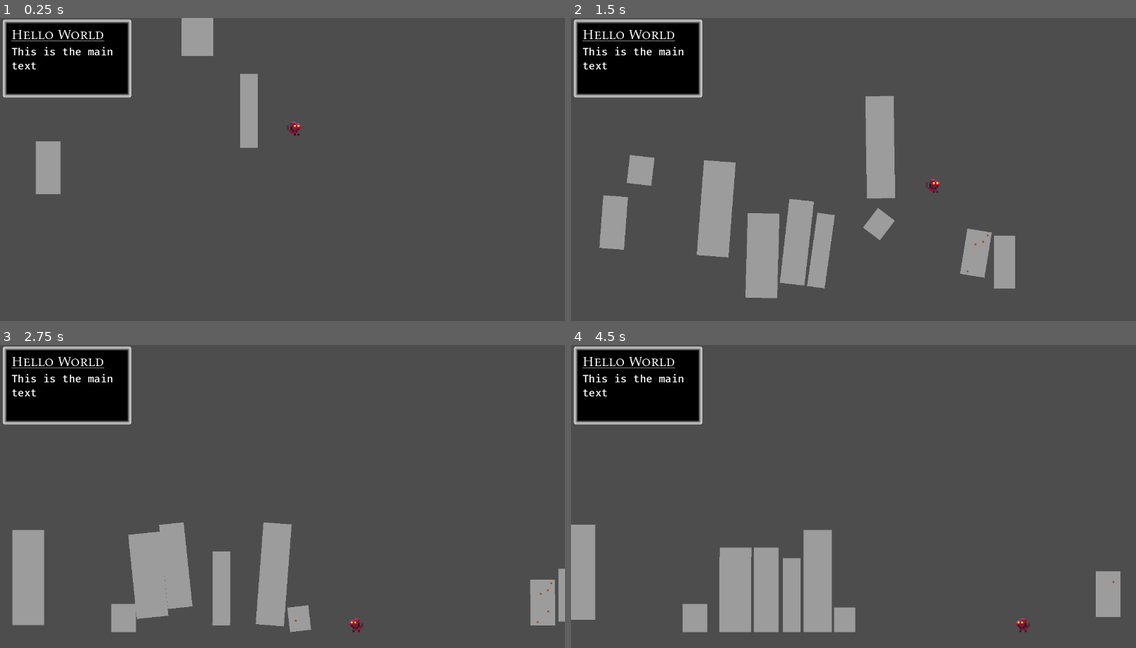
Above: before the commit, frames 1-4 (two rows, left to right).
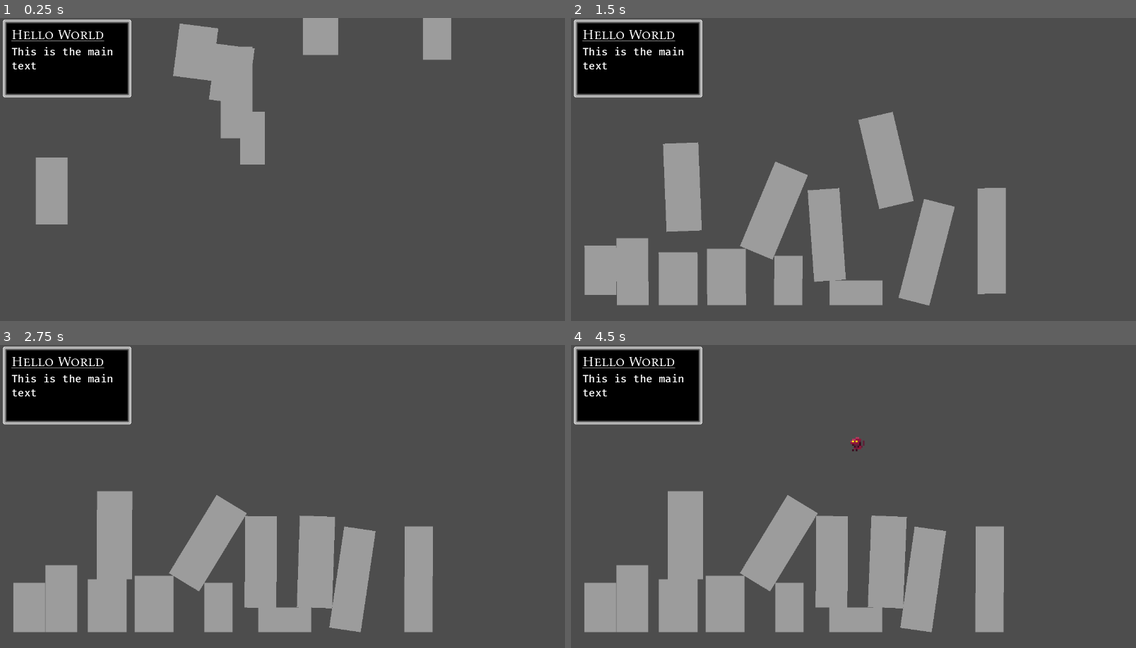
Above: after the commit, the same moments.

Repository: bjornarprytz/goodzilla
Game: Godot game, scene res://main.tscn
Same seed, same stepped clock (60 frames per second), same inputs: the game is played once before the commit and once after it.
Inputs (mouse positions are in pixels of both pictures, inside the frame that each line leads up to):
- Up to frame 1 (0.25 s): no input
- Up to frame 2 (1.5 s): move the mouse to (977, 160) at 0.52 s; hold Up (ui_up) 0.53-1.28 s; hold Right (ui_right) from 0.53 s (still down); click (977, 160) at 0.67 s; move the mouse to (740, 193) at 1.27 s; tap Up (ui_up) at 1.35 s; click (740, 193) at 1.42 s
- Up to frame 3 (2.75 s): tap Up (ui_up) at 1.52, 1.82 s; move the mouse to (339, 432) at 2.02 s; release Right (ui_right) at 2.03 s; hold Left (ui_left) from 2.03 s (still down); hold Up (ui_up) from 2.03 s (still down); click (339, 432) at 2.17 s
- Up to frame 4 (4.5 s): move the mouse to (825, 566) at 2.77 s; release Left (ui_left) at 2.78 s; release Up (ui_up) at 2.78 s; hold Right (ui_right) 2.78-4.28 s; tap Up (ui_up) at 2.85, 3.02, 3.32, 4.35 s; click (825, 566) at 2.92 s; move the mouse to (1023, 551) at 3.52 s; hold Up (ui_up) 3.53-4.28 s; click (1023, 551) at 3.67 s; move the mouse to (684, 457) at 4.27 s; hold Left (ui_left) from 4.28 s (still down); click (684, 457) at 4.42 s

The runs differ from the first frame. In frame 1, 5.3% of the frame differs, in the area x 6-80%, y 0-69%; in frame 2, 19%, in the area x 2-79%, y 25-95%; in frame 3, 18%; in frame 4, 18%.

Commit message:
wip initialization. Almost complete

Diff:
--- a/src/autoloads/factory.gd
+++ b/src/autoloads/factory.gd
@@ -10,7 +10,7 @@
 	var skyscraper = skyscraper_spawner.instantiate() as Skyscraper
 
 
-	skyscraper.width = randi_range(4, 8)
+	skyscraper.width = randi_range(6, 10)
 	skyscraper.height = randi_range(skyscraper.width + 1, 30)
 
 
--- a/src/game.gd
+++ b/src/game.gd
@@ -1,18 +1,27 @@
 extends Node2D
 
 @onready var skyscrapers: Node = $Skyscrapers
+@onready var goodzilla: Goodzilla = $Goodzilla
 
 # Called when the node enters the scene tree for the first time.
 func _ready() -> void:
-	for x in range(10):
+	goodzilla.process_mode = Node.PROCESS_MODE_DISABLED
+	goodzilla.hide()
+	Engine.time_scale = 2.0
+	for x in range(12):
 		await get_tree().create_timer(.05).timeout
 
 		var s = Create.Skyscraper()
 
 		skyscrapers.add_child(s)
 		s.position = Vector2(randf_range(10.0, 1000.0), randf_range(0.0, 400.0))
+		s.settle()
 
-	await get_tree().create_timer(5.0).timeout
+	# Increase clock speed
 
-	for s in skyscrapers.get_children():
-		s.settle()
+	await get_tree().create_timer(8.0).timeout
+
+	# Decrease clock speed
+	Engine.time_scale = 1.0
+	goodzilla.show()
+	goodzilla.process_mode = Node.PROCESS_MODE_INHERIT
--- a/src/game.tscn
+++ b/src/game.tscn
@@ -1,17 +1,35 @@
-[gd_scene load_steps=4 format=3 uid="uid://vuse4byfrc4k"]
+[gd_scene load_steps=6 format=3 uid="uid://vuse4byfrc4k"]
 
 [ext_resource type="Script" path="res://game.gd" id="1_ikkha"]
 [ext_resource type="PackedScene" uid="uid://blewnknkud5e2" path="res://player/goodzilla.tscn" id="2_h2c03"]
 
+[sub_resource type="WorldBoundaryShape2D" id="WorldBoundaryShape2D_m8ic3"]
+distance = -652.0
+
+[sub_resource type="WorldBoundaryShape2D" id="WorldBoundaryShape2D_rb4uc"]
+normal = Vector2(1, 0)
+distance = 22.0
+
 [sub_resource type="WorldBoundaryShape2D" id="WorldBoundaryShape2D_fc8qd"]
-distance = -652.0
+normal = Vector2(-1, 0)
+distance = -1256.0
 
 [node name="Game" type="Node2D"]
 script = ExtResource("1_ikkha")
 
 [node name="Floor" type="StaticBody2D" parent="."]
 
-[node name="Bounds" type="CollisionShape2D" parent="Floor"]
+[node name="Bounds2" type="CollisionShape2D" parent="Floor"]
+shape = SubResource("WorldBoundaryShape2D_m8ic3")
+
+[node name="Left" type="StaticBody2D" parent="."]
+
+[node name="Bounds" type="CollisionShape2D" parent="Left"]
+shape = SubResource("WorldBoundaryShape2D_rb4uc")
+
+[node name="Right" type="StaticBody2D" parent="."]
+
+[node name="Bounds" type="CollisionShape2D" parent="Right"]
 shape = SubResource("WorldBoundaryShape2D_fc8qd")
 
 [node name="Goodzilla" parent="." instance=ExtResource("2_h2c03")]
--- a/src/player/goodzilla.gd
+++ b/src/player/goodzilla.gd
@@ -11,8 +11,8 @@
 
 # Movement variables
 var is_climbing: bool:
-    get:
-        return currently_climbing != null
+	get:
+		return currently_climbing != null
 
 
 var is_charging_jump: bool = false
@@ -22,107 +22,107 @@
 var wall_angle_threshold: float = 0.75
 
 var currently_climbing: Skyscraper = null:
-    set(val):
-        if (currently_climbing == val):
-            return
-        currently_climbing = val
+	set(val):
+		if (currently_climbing == val):
+			return
+		currently_climbing = val
 
 var currently_disturbing: Array[Skyscraper] = []
 
 func _physics_process(delta: float) -> void:
-    handle_input()
-    apply_gravity(delta)
-    move_character(delta)
-    update_sprite_direction_and_rotation()
+	handle_input()
+	apply_gravity(delta)
+	move_character(delta)
+	update_sprite_direction_and_rotation()
 
 func handle_input() -> void:
-    # Horizontal movement
-    if Input.is_action_pressed("ui_right"):
-        velocity.x = speed
-    elif Input.is_action_pressed("ui_left"):
-        velocity.x = -speed
-    elif is_on_floor():
-        velocity.x = 0
+	# Horizontal movement
+	if Input.is_action_pressed("ui_right"):
+		velocity.x = speed
+	elif Input.is_action_pressed("ui_left"):
+		velocity.x = -speed
+	elif is_on_floor():
+		velocity.x = 0
 
-    # Wall climbing
-    if is_climbing:
-        velocity.y = 0
-        if Input.is_action_pressed("ui_up"):
-            velocity.y = -wall_climb_speed
-        elif Input.is_action_pressed("ui_down"):
-            velocity.y = wall_climb_speed
+	# Wall climbing
+	if is_climbing:
+		velocity.y = 0
+		if Input.is_action_pressed("ui_up"):
+			velocity.y = -wall_climb_speed
+		elif Input.is_action_pressed("ui_down"):
+			velocity.y = wall_climb_speed
 
-    # Jumping
-    if Input.is_mouse_button_pressed(MOUSE_BUTTON_LEFT) and (is_on_floor() or is_climbing):
-        is_charging_jump = true
-        velocity = Vector2.ZERO
-    elif is_charging_jump:
-        var direction = global_position - get_global_mouse_position()
-        velocity = direction.normalized() * jump_speed
-        is_charging_jump = false
+	# Jumping
+	if Input.is_mouse_button_pressed(MOUSE_BUTTON_LEFT) and (is_on_floor() or is_climbing):
+		is_charging_jump = true
+		velocity = Vector2.ZERO
+	elif is_charging_jump:
+		var direction = global_position - get_global_mouse_position()
+		velocity = direction.normalized() * jump_speed
+		is_charging_jump = false
 
-    if velocity == Vector2.ZERO:
-        animation.animation = "idle"
-    elif velocity.y != 0 and !is_climbing:
-        animation.animation = "jump"
-    else:
-        animation.animation = "run"
-    animation.play()
+	if velocity == Vector2.ZERO:
+		animation.animation = "idle"
+	elif velocity.y != 0 and !is_climbing:
+		animation.animation = "jump"
+	else:
+		animation.animation = "run"
+	animation.play()
 
 
 func apply_gravity(delta: float) -> void:
-    if not is_climbing:
-        velocity += get_gravity() * delta
+	if not is_climbing:
+		velocity += get_gravity() * delta
 
 func move_character(_delta: float) -> void:
-    # Move the character and check for collisions
-    if move_and_slide():
-        var nCollisions = get_slide_collision_count()
+	# Move the character and check for collisions
+	if move_and_slide():
+		var nCollisions = get_slide_collision_count()
 
-        # Clear before refreshing
-        for s in currently_disturbing:
-            s.disturbed = false
-        currently_disturbing.clear()
+		# Clear before refreshing
+		for s in currently_disturbing:
+			s.disturbed = false
+		currently_disturbing.clear()
 
-        for i in range(nCollisions):
-            var collision_info = get_slide_collision(i)
+		for i in range(nCollisions):
+			var collision_info = get_slide_collision(i)
 
-            var o = collision_info.get_collider()
-            if o is not Skyscraper:
-                continue
+			var o = collision_info.get_collider()
+			if o is not Skyscraper:
+				continue
 
-            # Refresh the disturbed state
-            currently_disturbing.append(o)
-            o.disturbed = true
+			# Refresh the disturbed state
+			currently_disturbing.append(o)
+			o.disturbed = true
 
-            # Check for wall collisions using angle
-            if collision_info:
-                var collision_angle = collision_info.get_angle(Vector2.UP)
-                if abs(collision_angle) > wall_angle_threshold:
-                    currently_climbing = o
-                    wall_normal = collision_info.get_normal()
-                    break
-                else:
-                    currently_climbing = null
-            else:
-                currently_climbing = null
-    else:
-        currently_climbing = null
+			# Check for wall collisions using angle
+			if collision_info:
+				var collision_angle = collision_info.get_angle(Vector2.UP)
+				if abs(collision_angle) > wall_angle_threshold:
+					currently_climbing = o
+					wall_normal = collision_info.get_normal()
+					break
+				else:
+					currently_climbing = null
+			else:
+				currently_climbing = null
+	else:
+		currently_climbing = null
 
 func update_sprite_direction_and_rotation() -> void:
-    # Flip the sprite based on the horizontal movement direction
-    if velocity.x > 0:
-        animation.flip_h = false # Facing right
-    elif velocity.x < 0:
-        animation.flip_h = true # Facing left
+	# Flip the sprite based on the horizontal movement direction
+	if velocity.x > 0:
+		animation.flip_h = false # Facing right
+	elif velocity.x < 0:
+		animation.flip_h = true # Facing left
 
-    # Rotate the sprite if climbing
-    if is_climbing:
-        # Calculate the rotation in degrees based on the wall's normal
-        var r = -(wall_normal.angle_to(Vector2.UP) * 180 / PI)
-        animation.rotation_degrees = r
-        shape.rotation = r
-    else:
-        # Reset the rotation when not climbing
-        animation.rotation_degrees = 0
-        shape.rotation = 0
+	# Rotate the sprite if climbing
+	if is_climbing:
+		# Calculate the rotation in degrees based on the wall's normal
+		var r = -(wall_normal.angle_to(Vector2.UP) * 180 / PI)
+		animation.rotation_degrees = r
+		shape.rotation = r
+	else:
+		# Reset the rotation when not climbing
+		animation.rotation_degrees = 0
+		shape.rotation = 0
--- a/src/world/skyscraper.gd
+++ b/src/world/skyscraper.gd
@@ -25,57 +25,65 @@
 
 # Called when the node enters the scene tree for the first time.
 func _ready() -> void:
-    var size = (Vector2(width, height) * windowSize) + (Vector2.ONE * faceMargins * 2)
+	var size = (Vector2(width, height) * windowSize) + (Vector2.ONE * faceMargins * 2)
 
-    print(size)
+	$Collision.shape = RectangleShape2D.new()
+	$Collision.shape.size = size
+	$Collision.position = (size * Vector2(.5, -.5))
 
-    $Collision.shape = RectangleShape2D.new()
-    $Collision.shape.size = size
-    $Collision.position = (size * Vector2(.5, -.5))
+	$Shape.size = size
+	$Shape.position.y = -size.y
 
-    $Shape.size = size
-    $Shape.position.y = -size.y
-
-    container.size = size
-    container.position.y = -size.y
+	container.size = size
+	container.position.y = -size.y
 
 
-    var nWindows: int = width * (height)
+	var nWindows: int = width * (height)
 
-    for r in nWindows:
-        var w = Create.BuildingWindow()
-        windowsContainer.add_child(w)
-        windows.push_back(w)
-        w.turnOff()
+	for r in nWindows:
+		var w = Create.BuildingWindow()
+		windowsContainer.add_child(w)
+		windows.push_back(w)
+		w.turnOff()
 
-    windows.shuffle()
+	windows.shuffle()
 
 # Called every frame. 'delta' is the elapsed time since the previous frame.
 func _process(delta: float) -> void:
-    if disturbed:
-        alertness += delta * alertness_rate
-    else:
-        alertness = max(alertness - delta * calm_rate, 0)
+	if disturbed:
+		alertness += delta * alertness_rate
+	else:
+		alertness = max(alertness - delta * calm_rate, 0)
 
-    var threshold: int = int(alertness)
+	var threshold: int = int(alertness)
 
-    for i in range(windows.size()):
-        if i < threshold:
-            windows[i].turnOn()
-        else:
-            windows[i].turnOff()
+	for i in range(windows.size()):
+		if i < threshold:
+			windows[i].turnOn()
+		else:
+			windows[i].turnOff()
 
 func _physics_process(delta: float) -> void:
-    # Rotate towards standing up
-    if not settled:
-        if rotation < 0:
-            angular_velocity = delta * rotation_speed
-        elif rotation > 0:
-            angular_velocity = -delta * rotation_speed
+	# Rotate towards standing up
+	if not settled:
+		if rotation < 0:
+			angular_velocity = delta * rotation_speed
+		elif rotation > 0:
+			angular_velocity = -delta * rotation_speed
 
 func settle() -> void:
-    physics_material_override.bounce = 0
+	const settle_time = 5.0
 
-    freeze = true
-    #process_mode = PROCESS_MODE_ALWAYS
-    settled = true
+	var bouncy_tween = create_tween()
+
+	bouncy_tween.tween_property(self, "physics_material_override:bounce", 0.0, settle_time)
+
+	await bouncy_tween.finished
+
+	print("Settling ", name)
+	while linear_velocity.length() > 0.1:
+		await get_tree().create_timer(.1).timeout
+
+	freeze = true
+	settled = true
+	print("Settled", name)
--- a/src/world/skyscraper.tscn
+++ b/src/world/skyscraper.tscn
@@ -20,7 +20,6 @@
 color = Color(0.611765, 0.611765, 0.611765, 1)
 
 [node name="Collision" type="CollisionShape2D" parent="."]
-visible = false
 position = Vector2(20, -20)
 shape = SubResource("RectangleShape2D_g5ajj")
 
Not shown, changed: readme.md
